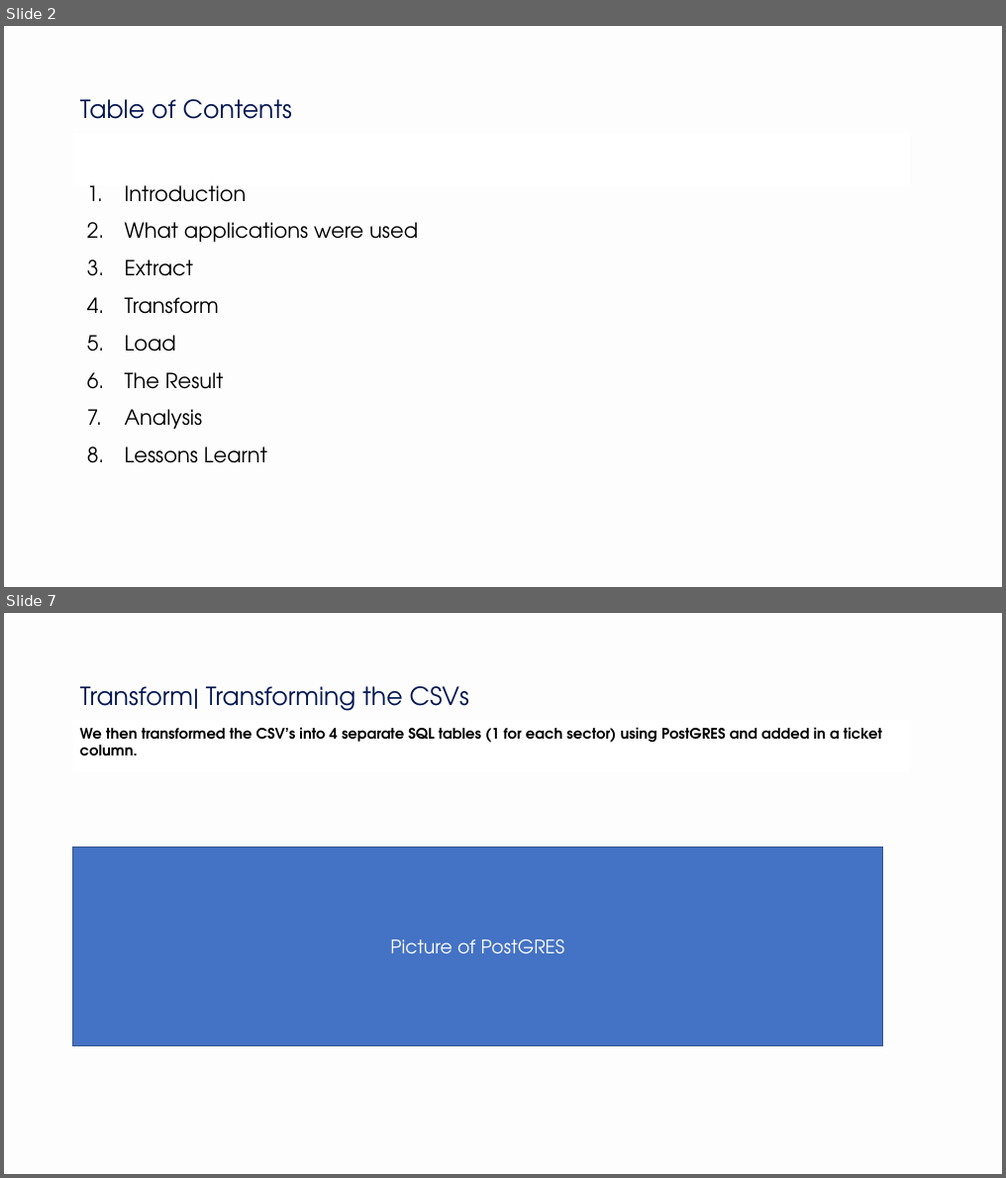
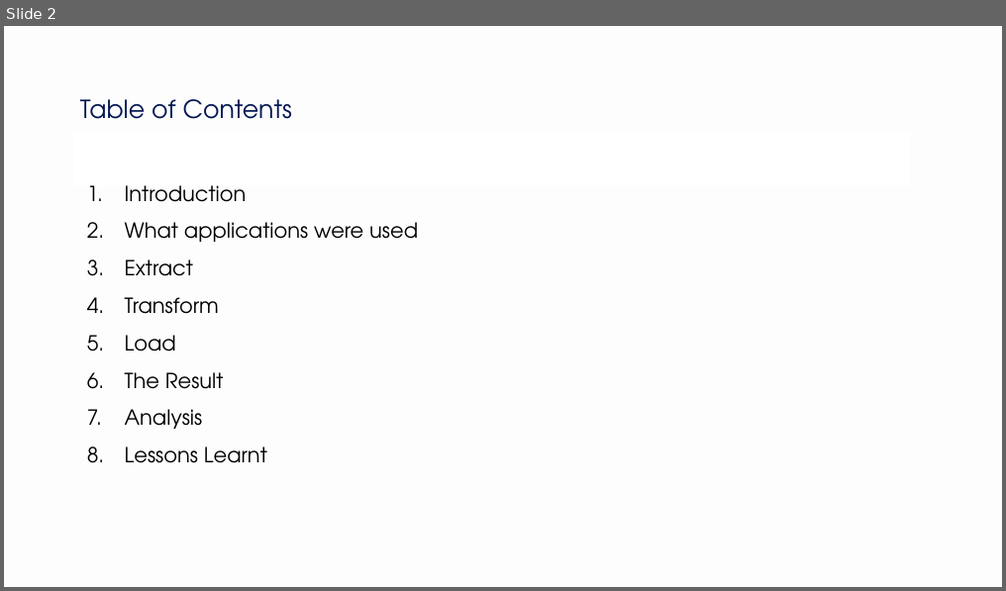
Before and after one commit to NikitaCase/stocks-vs-covid, a slide deck: stocksvscovid/Project 3.pptx. Shown one above the other, each under a label of ours: slides 2 and 7 before the commit, slide 2 after it; the slides between them are not shown. The pictures are 1006x1178 and 1006x591 pixels, drawn with LibreOffice and Linux fonts; fonts in the diff are those of the drawing. Boxes give left, top, right and bottom in pixels: in the first picture for what was removed or moved away, otherwise in the second. Text is boxed around its words. In the diff, an @@ line names an element or a change of style, - is before the commit and + after.

```diff
--- a/stocksvscovid/Project 3.pptx
+++ b/stocksvscovid/Project 3.pptx
@@ slide 7 removed at [4,613,1002,1174], background #F2F2F2 at 10% opacity @@
@@ title removed at [80,686,469,711] @@
-Transform| Transforming the CSVs
@@ rectangle removed at [73,721,908,771] @@
-We then transformed the CSV’s into 4 separate SQL tables (1 for each sector) using PostGRES and added in a ticket column.
@@ rectangle removed at [73,848,883,1047] @@
-Picture of PostGRES
```
Also in this commit, not shown: 8 slides changed, 3 slides added, 3 other slides removed.
